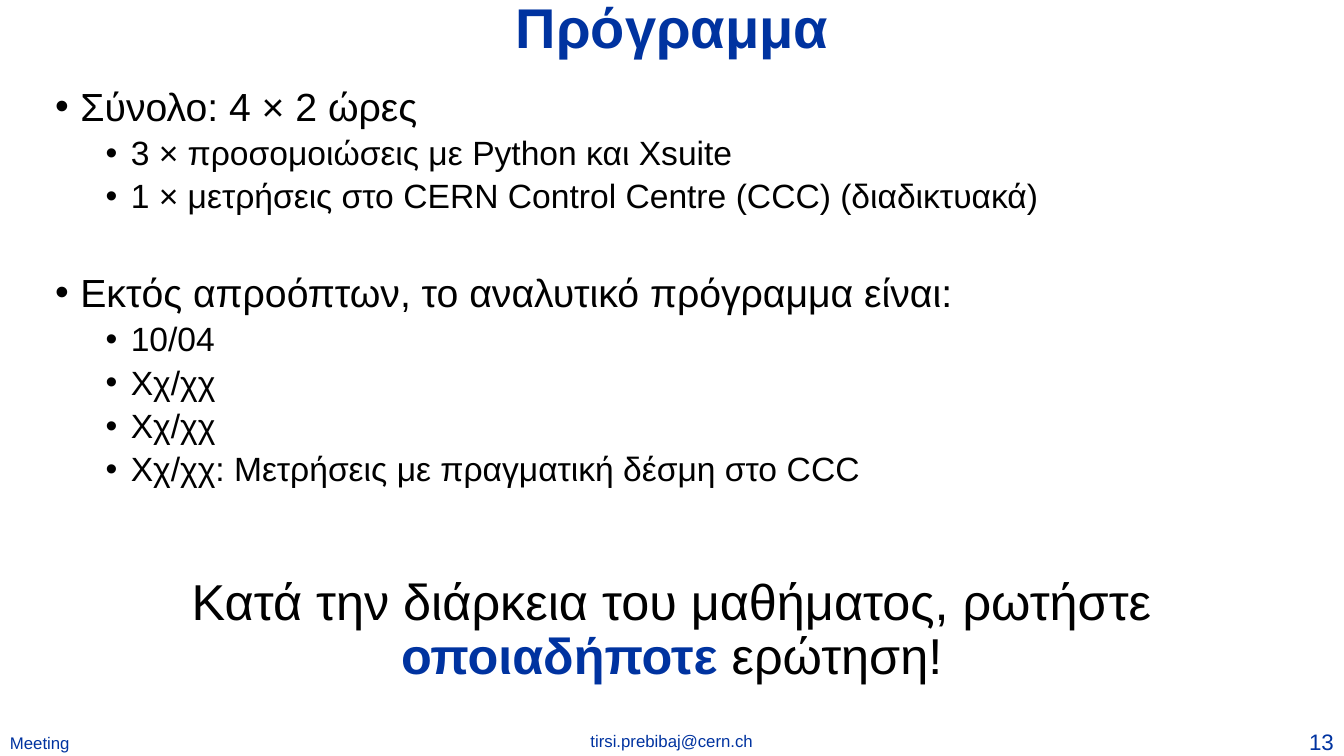
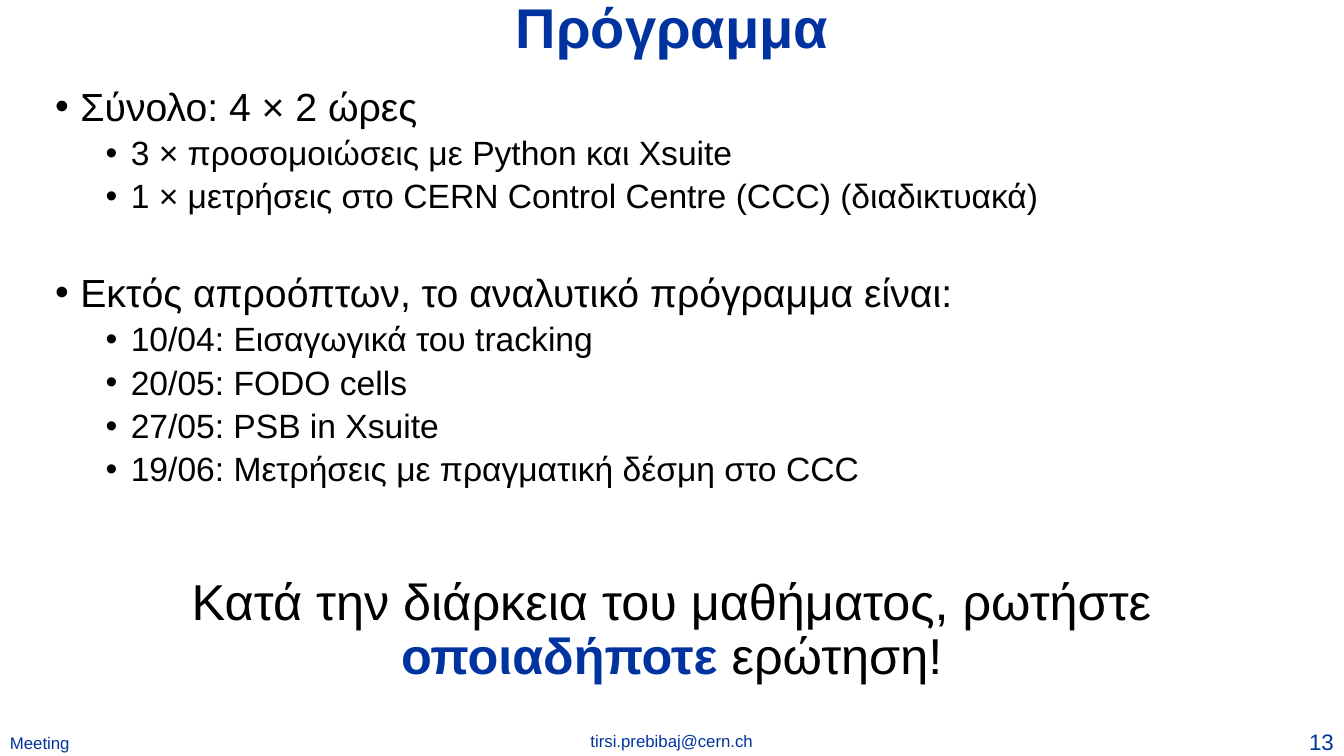
Before and after one commit to tprebiba/auth-accelerator-physics-xsuite, a slide deck: slide 13 of 00_intro_Lattice_Calculations_with_Python_AUTH2025.pptx. Drawn at 1344x756 pixels with LibreOffice and Linux fonts; fonts in the diff are those of the drawing. Boxes give left, top, right and bottom in pixels: in the first picture for what was removed or moved away, otherwise in the second. Text is boxed around its words. In the diff, an @@ line names an element or a change of style, - is before the commit and + after.

```diff
--- a/00_intro_Lattice_Calculations_with_Python_AUTH2025.pptx
+++ b/00_intro_Lattice_Calculations_with_Python_AUTH2025.pptx
@@ text at (131,325,859,488): text changed @@
-  • 10/04
-  • Χχ/χχ
-  • Χχ/χχ
-  • Χχ/χχ: Μετρήσεις με πραγματική δέσμη στο CCC
+  • 10/04: Εισαγωγικά του tracking
+  • 20/05: FODO cells
+  • 27/05: PSB in Xsuite
+  • 19/06: Μετρήσεις με πραγματική δέσμη στο CCC
```
Also in this commit, not shown: 7 other files.
